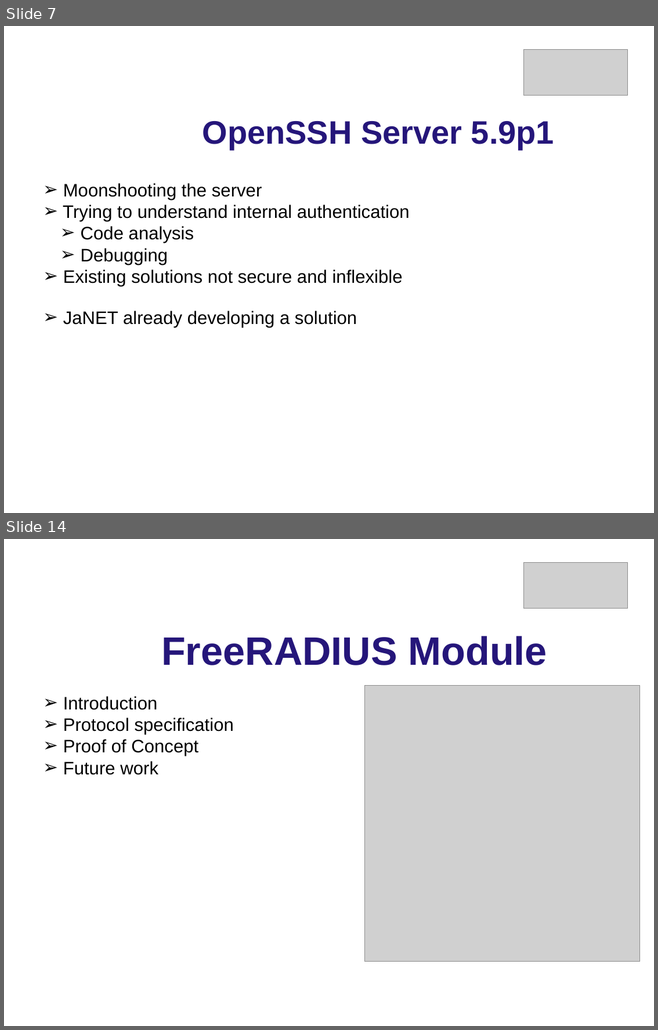
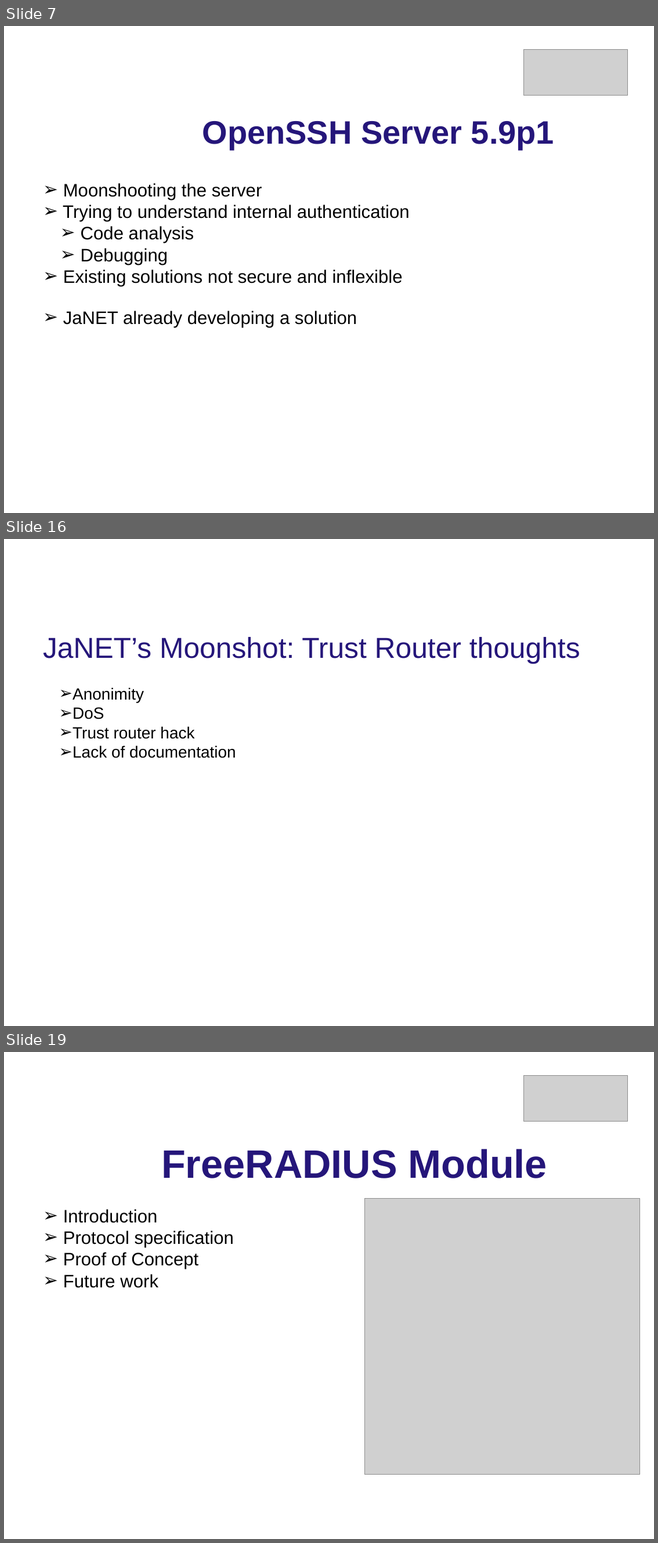
Before and after one commit to MoonshotNL/moonshotdocuments, a slide deck: Presentations/Final presentation.pptx. Shown one above the other, each under a label of ours: slides 7 and 14 before the commit, slides 7, 16 and 19 after it; the slides between them are not shown. The pictures are 658x1030 and 658x1543 pixels, drawn with LibreOffice and Linux fonts; fonts in the diff are those of the drawing; grey boxes stand for pictures; background and template pictures are left out. Boxes give left, top, right and bottom in pixels: in the first picture for what was removed or moved away, otherwise in the second. Text is boxed around its words. In the diff, an @@ line names an element or a change of style, - is before the commit and + after.

```diff
--- a/Presentations/Final presentation.pptx
+++ b/Presentations/Final presentation.pptx
@@ slide 16 added at (x1=4, y1=539, x2=654, y2=1026), background picture (left out) @@
@@ text added at (x1=43, y1=637, x2=580, y2=664), 32 pt, text #25167A @@
+JaNET’s Moonshot: Trust Router thoughts
@@ text added at (x1=72, y1=687, x2=236, y2=758), 18 pt, text #000000 @@
+➢ Anonimity
+➢ DoS
+➢ Trust router hack
+➢ Lack of documentation
@@ what was slide 14 is now slide 19 @@
```
Also in this commit, not shown: 7 slides changed, 5 other slides added, 1 slide removed.
